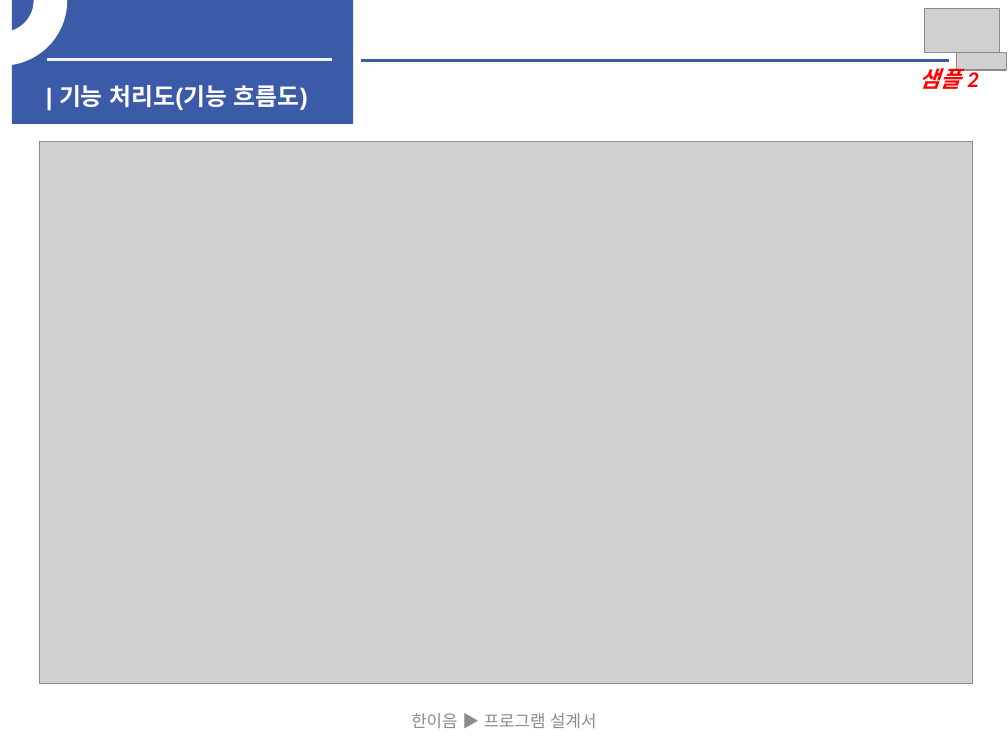
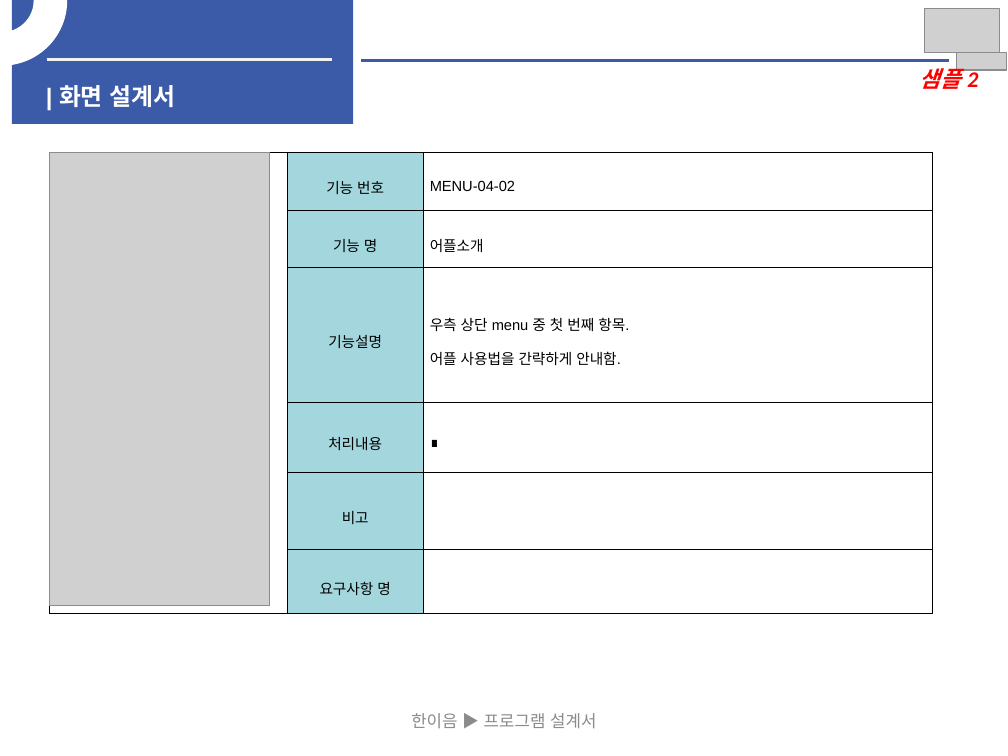
Before and after one commit to woojin1027/THE-FACO, a slide deck: slide 17 of 중간보고서/중간보고서.pptx (slide 13 before the commit). Drawn at 1008x756 pixels with LibreOffice and Linux fonts; fonts in the diff are those of the drawing; grey boxes stand for pictures. Boxes give left, top, right and bottom in pixels: in the first picture for what was removed or moved away, otherwise in the second. Text is boxed around its words. In the diff, an @@ line names an element or a change of style, - is before the commit and + after.

Commit message:
Update

```diff
--- a/중간보고서/중간보고서.pptx
+++ b/중간보고서/중간보고서.pptx
@@ text at [59, 85, 176, 107]: text changed @@
-| 기능 처리도(기능 흐름도)
+| 화면 설계서
@@ picture removed at [39, 141, 972, 683] @@
@@ table added at [49, 152, 932, 614], 6 rows, 3 columns @@
+ | 기능 번호 | MENU-04-02
+ | 기능 명 | 어플소개
+ | 기능설명 | 우측 상단 menu 중 첫 번째 항목. / 어플 사용법을 간략하게 안내함.
+ | 처리내용 | ∎
+ | 비고 | 
+ | 요구사항 명 | 
@@ picture added at [49, 152, 270, 606] @@
```
Also in this commit, not shown: 3 other slides changed, 5 slides added.
